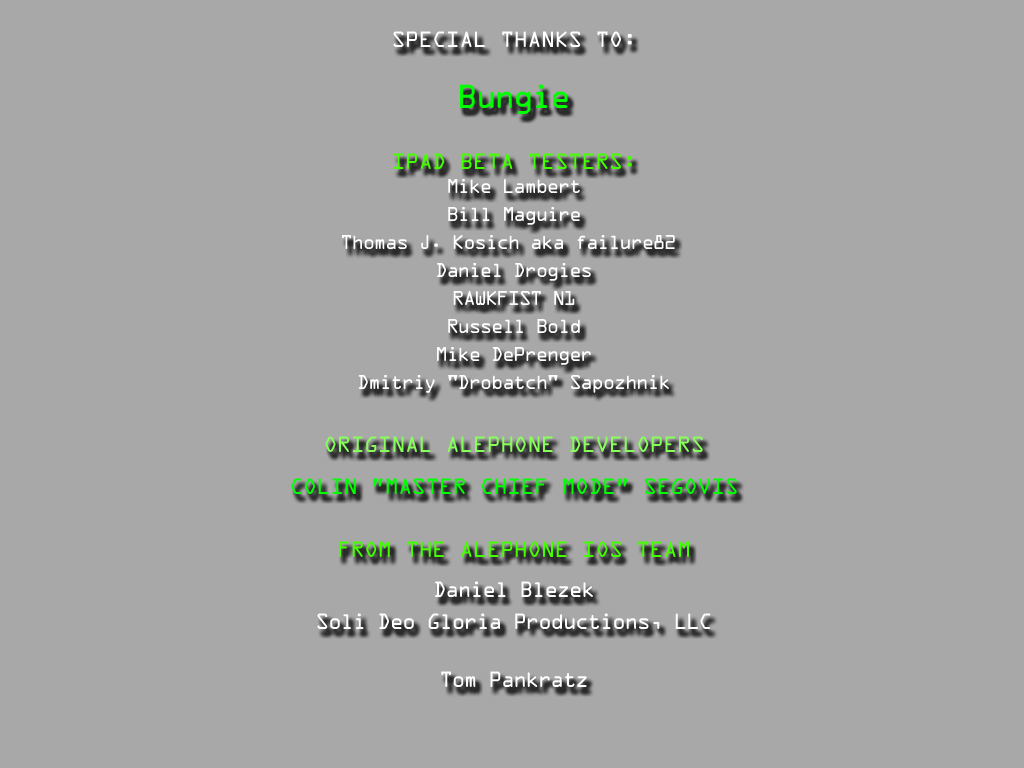
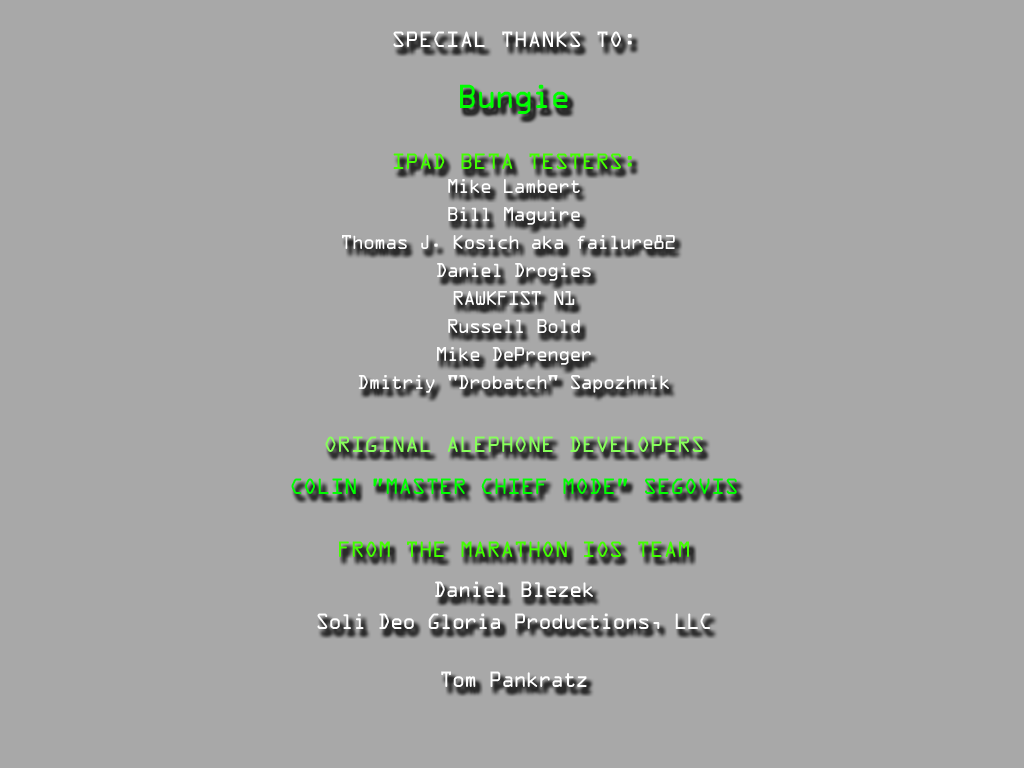
The second 1024 x 768 image is a revision of the first. Changes to its layers:
painted on "Special Thanks to: Bungie iPad Beta Testers: Mike Lambert Bil" over bbox(461, 541, 567, 557)
